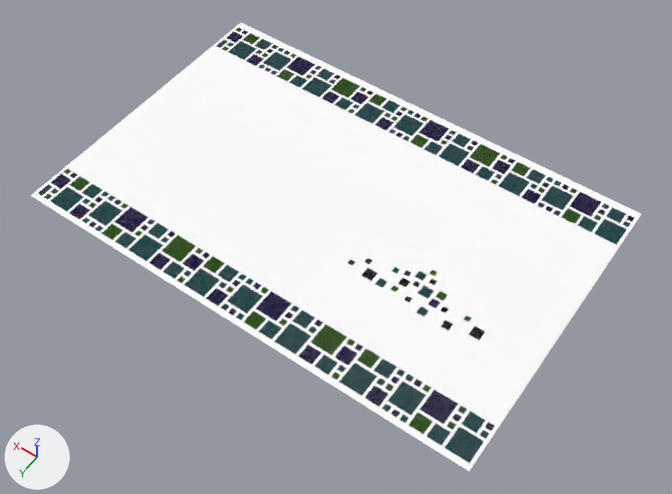
The Blender file 2018-Ringvorlesungsaufzeichnung/FSFW-Visitenkarte.blend as it was, and as the next commit left it.
Rendered twice from a camera (50 mm lens) standing at (-1.87, 13.12, 13.6) and looking at (4.54, 4.14, -0.5). Every picture has the same lights, and +X, +Y and +Z are marked at lower left.
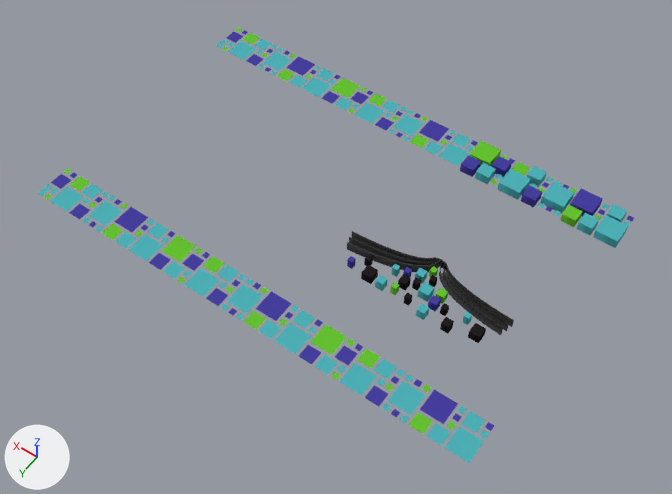
Edits to the bpy script that builds the scene:
```text
Add mat_material_002:
    mat_material_002 = principled_material('Material.002')
    mat_material_002.base_color = (0.047, 0.047, 0.047)  # black #3d3d3d
    mat_material_002.roughness = 0.0
Change cu_path1570:
    add cu_path1570.extrude = 0.001
Change cu_path1552:
    add cu_path1552.extrude = 0.001
Change cu_path1504:
    add cu_path1504.extrude = 0.001
Change cu_path1474:
    add cu_path1474.materials.append(mat_material_002)  # black #3d3d3d
    add cu_path1474.extrude = 0.001
    add cu_path1474.bevel_depth = 0.0001
    cu_path1474.fill_mode: 'HALF' -> 'FULL'
Change cu_path1468:
    add cu_path1468.materials.append(mat_material_002)  # black #3d3d3d
    add cu_path1468.extrude = 0.001
    add cu_path1468.bevel_depth = 0.0001
Change cu_path1462:
    add cu_path1462.materials.append(mat_material_002)  # black #3d3d3d
    add cu_path1462.extrude = 0.001
    add cu_path1462.bevel_depth = 0.0001
    cu_path1462.fill_mode: 'HALF' -> 'FULL'
Change cu_path1456:
    add cu_path1456.materials.append(mat_material_002)  # black #3d3d3d
    add cu_path1456.extrude = 0.001
    add cu_path1456.bevel_depth = 0.0001
Change cu_path1450:
    add cu_path1450.materials.append(mat_material_002)  # black #3d3d3d
    add cu_path1450.extrude = 0.001
    add cu_path1450.bevel_depth = 0.0001
Change cu_path1444:
    add cu_path1444.materials.append(mat_material_002)  # black #3d3d3d
    add cu_path1444.extrude = 0.001
    add cu_path1444.bevel_depth = 0.0001
Change cu_path96:
    add cu_path96.extrude = 0.001
Change cu_path90:
    add cu_path90.extrude = 0.001
Change cu_path84:
    add cu_path84.extrude = 0.001
Change cu_path72:
    add cu_path72.extrude = 0.001
Change cu_path66:
    add cu_path66.extrude = 0.001
Change cu_path60:
    add cu_path60.extrude = 0.001
Change cu_path54:
    add cu_path54.extrude = 0.001
Change cu_path48:
    add cu_path48.extrude = 0.001
Change cu_path42:
    add cu_path42.extrude = 0.001
Change cu_path36:
    add cu_path36.extrude = 0.001
Change cu_path30:
    add cu_path30.extrude = 0.001
Change cu_path24:
    add cu_path24.extrude = 0.001
Change cu_path18:
    add cu_path18.extrude = 0.001
Change ob_curve:
    add ob_curve.hide_viewport = True
```

Where the change shows, as pixel boxes [x1, y1, x2, y2] in the pictures (672 x 494 px):
'Curve', hidden: before [31, 23, 641, 471]
'Curve.001', reshaped (9% wider, 26% taller): before [594, 219, 626, 245]; after [593, 215, 628, 248]
'Curve.004', reshaped (9% wider, 28% taller): before [499, 172, 530, 196]; after [497, 169, 531, 200]
'Curve.003', reshaped (6% wider, 38% taller): before [542, 187, 573, 210]; after [541, 182, 574, 214]
'Curve.200', now drawn (black): after [347, 242, 441, 273]
'Curve.197', now drawn (black): after [439, 261, 503, 335]
'Curve.002', reshaped: before [570, 192, 601, 217]; after [570, 188, 602, 217]
'Curve.195', now drawn (black): after [441, 260, 514, 327]
'Curve.196', now drawn (black): after [442, 263, 508, 332]
'Curve.005', reshaped: before [470, 144, 500, 167]; after [469, 141, 501, 167]
'Curve.198', now drawn (black): after [352, 231, 442, 265]
'Curve.199', now drawn (black): after [349, 237, 438, 265]
'Curve.006', reshaped: before [579, 217, 597, 232]; after [576, 213, 599, 235]
'Curve.008', reshaped (14% wider, 35% taller): before [561, 208, 581, 224]; after [560, 205, 583, 227]
'Curve.009', reshaped (44% taller): before [521, 189, 541, 204]; after [521, 185, 542, 207]
'Curve.013', reshaped (10% wider, 47% taller): before [476, 166, 495, 180]; after [475, 163, 496, 184]
'Curve.014', reshaped: before [461, 160, 479, 173]; after [460, 156, 481, 177]
'Curve.010', reshaped: before [526, 170, 546, 184]; after [527, 166, 547, 187]
'Curve.012', reshaped (47% taller): before [492, 160, 511, 174]; after [492, 156, 512, 177]
'Curve.007', reshaped: before [606, 208, 626, 223]; after [607, 204, 627, 222]
'Curve.216', reshaped (43% taller): before [361, 268, 378, 281]; after [361, 265, 378, 284]
'Curve.205', reshaped (40% taller): before [418, 285, 434, 299]; after [417, 282, 434, 302]
'Curve.213', reshaped: before [441, 320, 452, 331]; after [440, 317, 454, 333]
